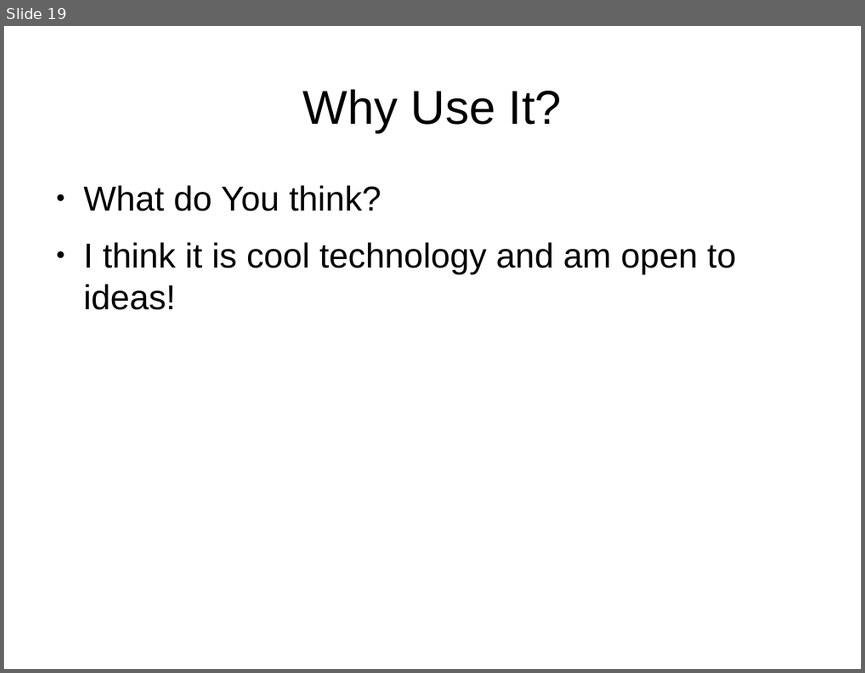
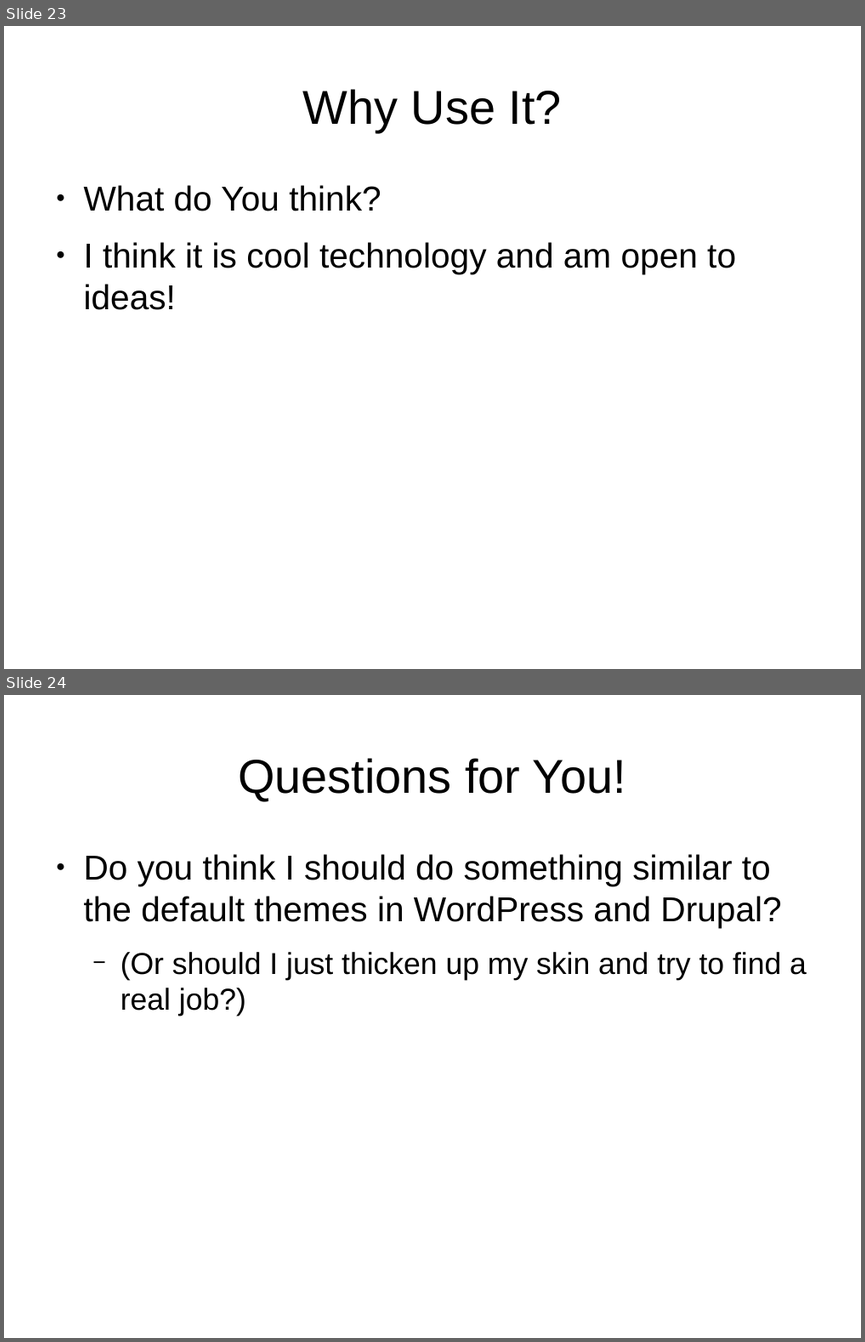
Before and after one commit to tomwhartung/jmws_accoutrements, a slide deck: presentations/2015_09-Joomla/Device_Detection-In_Protostar_and_Beez3.odp. Shown one above the other, each under a label of ours: slide 19 before the commit, slides 23 and 24 after it. The pictures are 865x673 and 865x1342 pixels, drawn with LibreOffice and Linux fonts; fonts in the diff are those of the drawing. Boxes give left, top, right and bottom in pixels: in the first picture for what was removed or moved away, otherwise in the second. Text is boxed around its words. In the diff, an @@ line names an element or a change of style, - is before the commit and + after.

```diff
--- a/presentations/2015_09-Joomla/Device_Detection-In_Protostar_and_Beez3.odp
+++ b/presentations/2015_09-Joomla/Device_Detection-In_Protostar_and_Beez3.odp
@@ slide 24 added at (4,695,861,1338), background #FFFFFF @@
@@ title added at (238,758,626,801), 44 pt, text #000000 @@
+Questions for You!
@@ text added at (84,854,806,1016), 32 pt, text #000000 @@
+● Do you think I should do something similar to the default themes in WordPress and Drupal?
+  − (Or should I just thicken up my skin and try to find a real job?)
@@ what was slide 19 is now slide 23 @@
```
Also in this commit, not shown: 4 slides changed, 4 other slides added, 1 slide removed.
